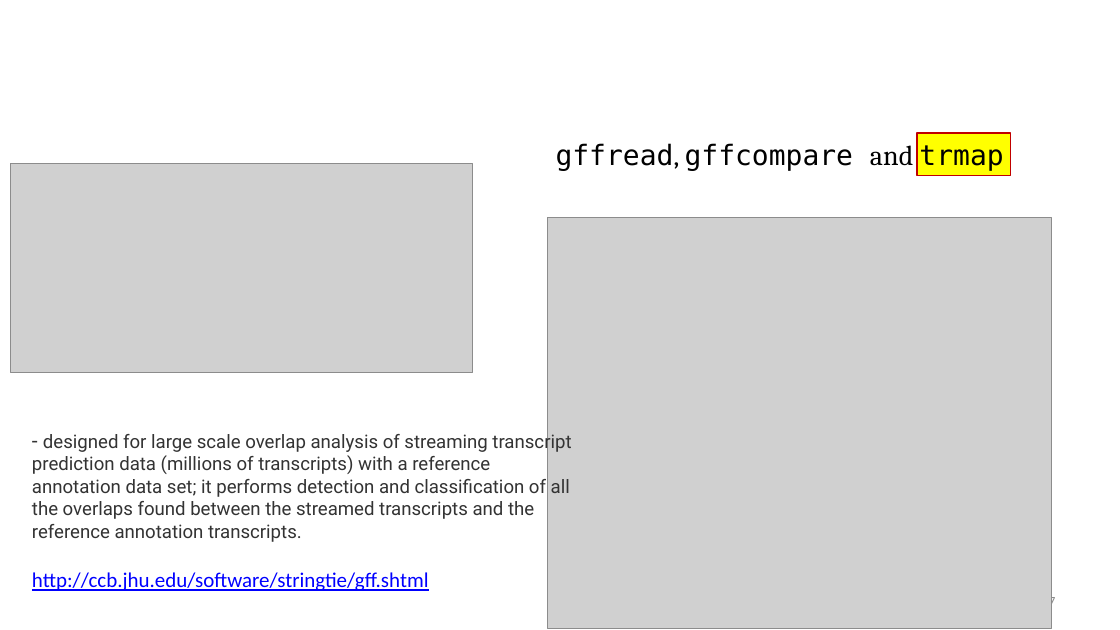
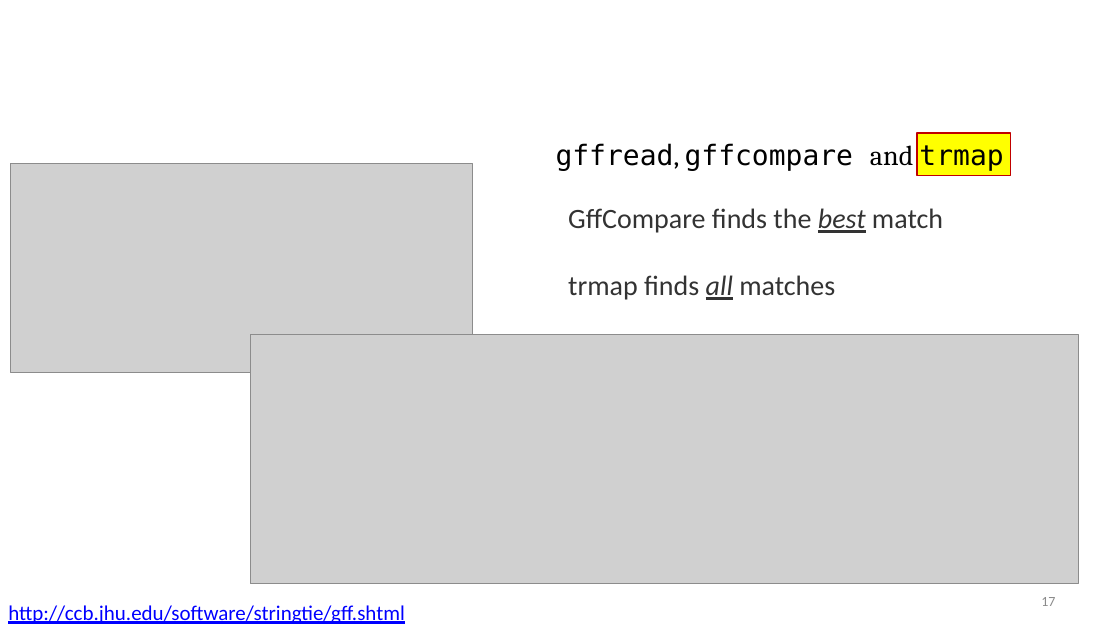
Before and after one commit to alekseyzimin/BME-Algorithms-for-Analysis-of-Genomic-Data, a slide deck: slide 17 of Lectures/Week 10 -- Evaluation of Transcript assemblies.pptx. Drawn at 1120x630 pixels with LibreOffice and Linux fonts; fonts in the diff are those of the drawing; grey boxes stand for pictures; background and template pictures are left out. Boxes give left, top, right and bottom in pixels: in the first picture for what was removed or moved away, otherwise in the second. Text is boxed around its words. In the diff, an @@ line names an element or a change of style, - is before the commit and + after.

```diff
--- a/Lectures/Week 10 -- Evaluation of Transcript assemblies.pptx
+++ b/Lectures/Week 10 -- Evaluation of Transcript assemblies.pptx
@@ text added at box(568, 208, 943, 300), 24 pt, text #333333 @@
+GffCompare finds the best match
+trmap finds all matches
@@ picture removed at box(548, 218, 1052, 628) @@
@@ picture added at box(250, 334, 1079, 584) @@
@@ text removed at box(32, 431, 571, 542) @@
-- designed for large scale overlap analysis of streaming transcript prediction data (millions of transcripts) with a reference annotation data set; it performs detection and classification of all the overlaps found between the streamed transcripts and the reference annotation transcripts.
@@ text "http://ccb.jhu.edu/software/stringtie/gff.shtml": place and size @@
-text "http://ccb.jhu.edu/software/stringtie/gff.shtml" at box(32, 572, 429, 591)
+text "http://ccb.jhu.edu/software/stringtie/gff.shtml" at box(8, 605, 405, 624)
```
Also in this commit, not shown: 4 other slides changed, 2 other files.
